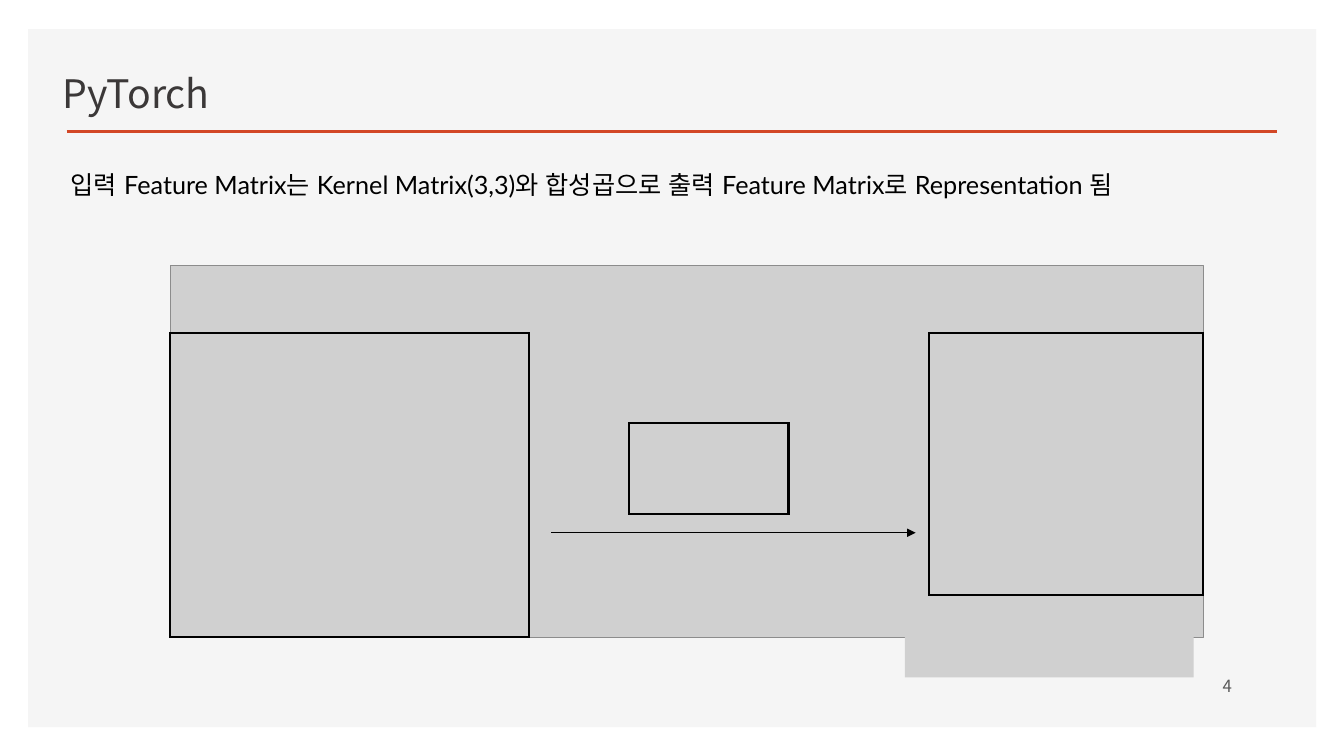
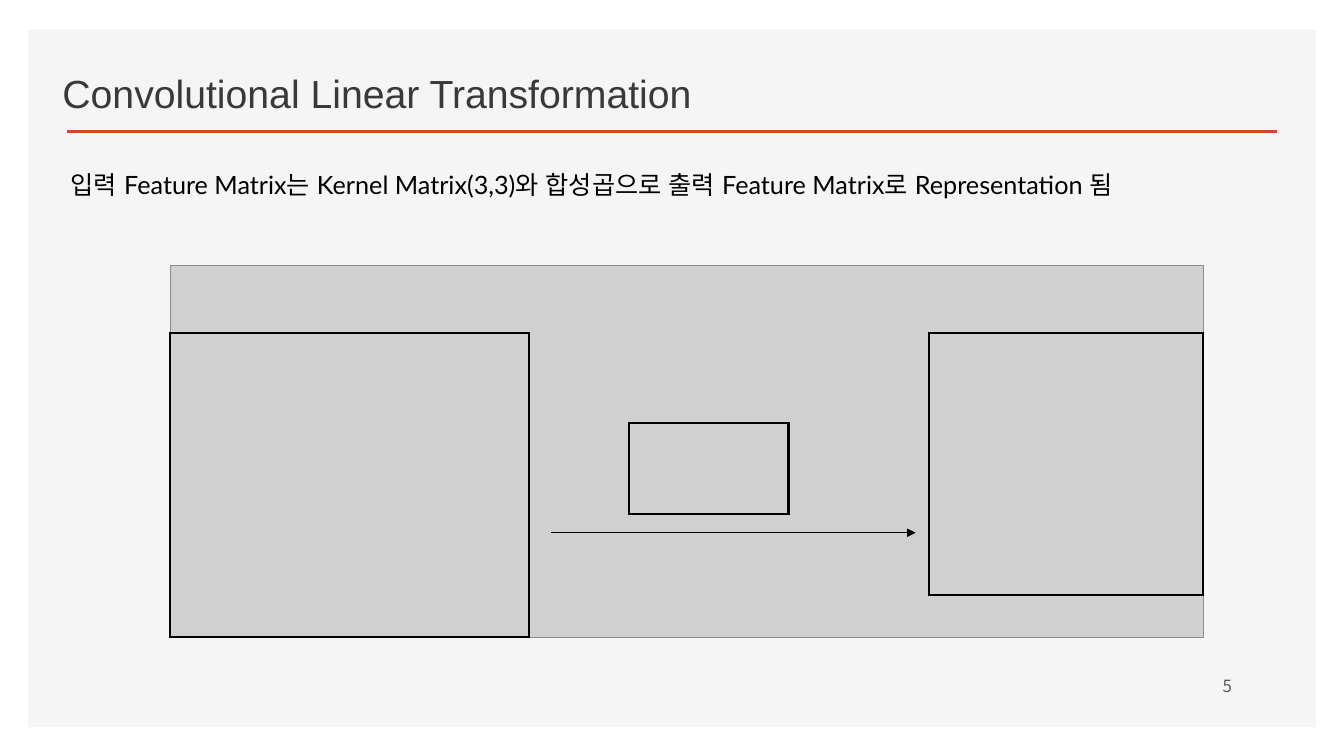
Before and after one commit to ancestor9/2026_Fall_Deep-Learning-with-Python, a slide deck: slide 5 of CNN/CNN.pptx (slide 4 before the commit). Drawn at 1344x756 pixels with LibreOffice and Linux fonts; fonts in the diff are those of the drawing; grey boxes stand for pictures; background and template pictures are left out. Boxes give left, top, right and bottom in pixels: in the first picture for what was removed or moved away, otherwise in the second. Text is boxed around its words. In the diff, an @@ line names an element or a change of style, - is before the commit and + after.

```diff
--- a/CNN/CNN.pptx
+++ b/CNN/CNN.pptx
@@ text at bbox=[62, 79, 692, 109]: text changed; font Noto Sans CJK KR to Arial @@
-PyTorch
+Convolutional Linear Transformation
@@ picture removed at bbox=[905, 627, 1195, 678] @@
@@ page number at bbox=[1223, 679, 1232, 692]: text changed @@
-4
+5
```
Also in this commit, not shown: 11 other slides changed, 11 slides added, 7 slides removed.
